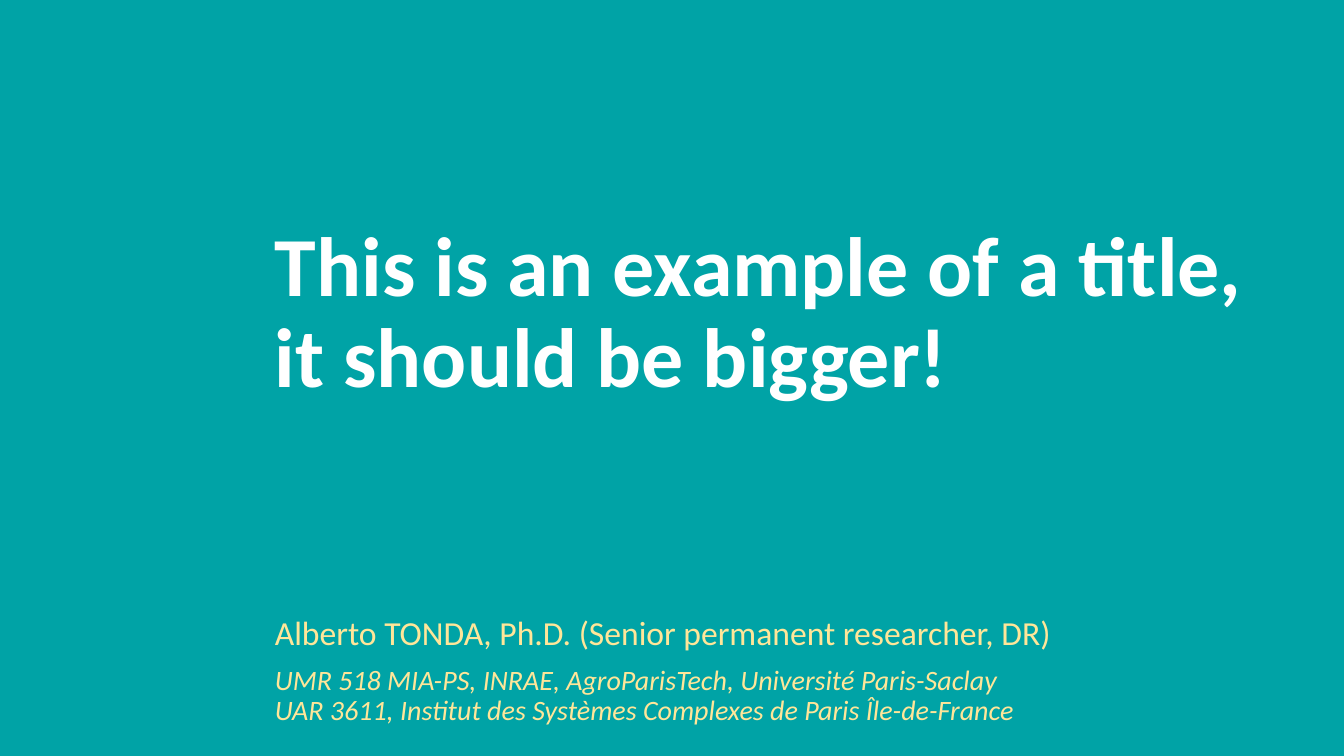
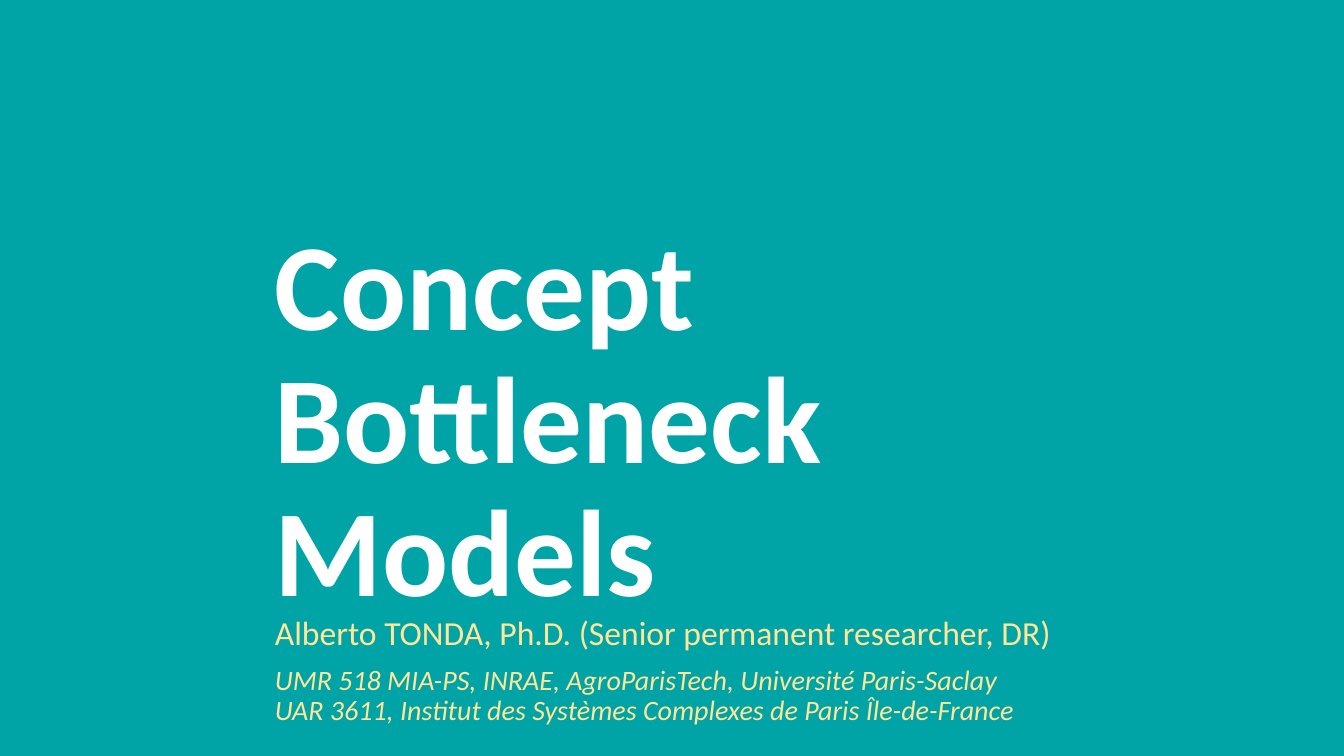
Before and after one commit to albertotonda/teaching, a slide deck: slide 1 of deep-learning-in-practice-with-pytorch/X-concept-bottlenecks.pptx. Drawn at 1344x756 pixels with LibreOffice and Linux fonts; fonts in the diff are those of the drawing; background and template pictures are left out. Boxes give left, top, right and bottom in pixels: in the first picture for what was removed or moved away, otherwise in the second. Text is boxed around its words. In the diff, an @@ line names an element or a change of style, - is before the commit and + after.

```diff
--- a/deep-learning-in-practice-with-pytorch/X-concept-bottlenecks.pptx
+++ b/deep-learning-in-practice-with-pytorch/X-concept-bottlenecks.pptx
@@ title at (x1=275, y1=249, x2=822, y2=624): text changed; size 60 to 88 pt @@
-This is an example of a title, it should be bigger!
+Concept Bottleneck
+Models
```
Also in this commit, not shown: 54 slides added, 1 slide removed, 17 other files.
